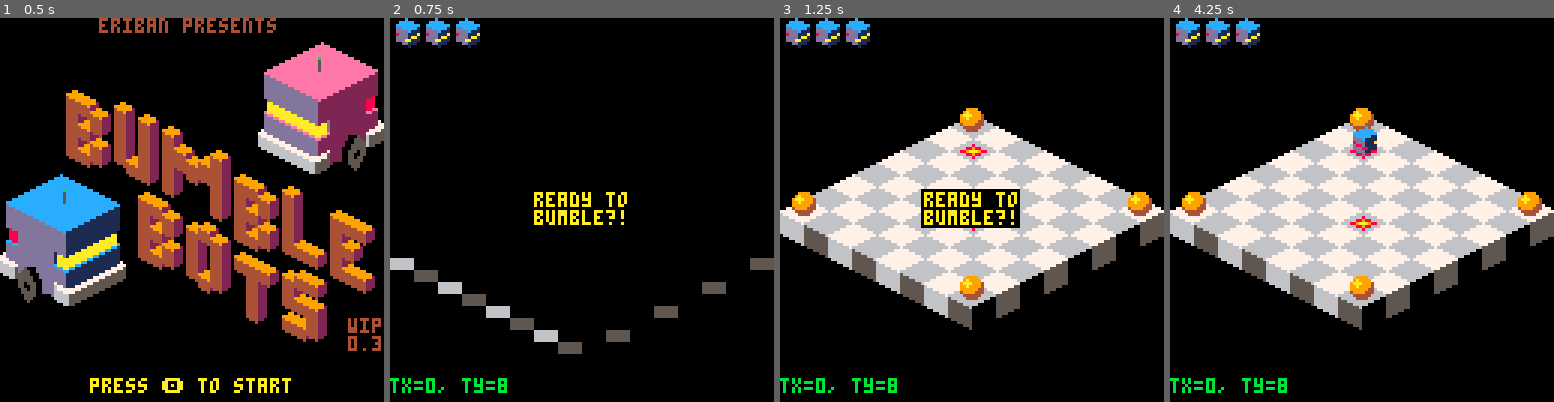
Above: before the commit, frames 1-4 (left to right).
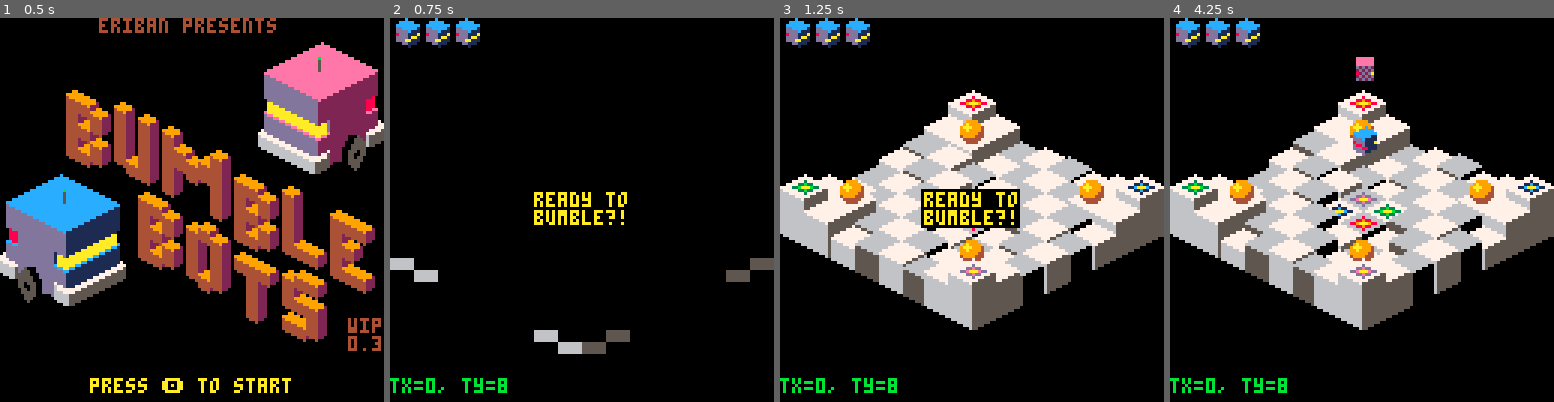
Above: after the commit, the same moments.

Repository: erwinbonsma/BumbleBotsPico8
Game: PICO-8 cartridge rolmops.p8
The game is run twice, just before and just after one commit, with the same random seed, the same clock (stepped at 60 frames per second) and the same inputs.
Inputs:
- Up to frame 1 (0.5 s): no input
- Up to frame 2 (0.75 s): tap O (Z key) at 0.7 s
- Up to frame 3 (1.25 s): no input
- Up to frame 4 (4.25 s): hold Right 1.6-2.1 s; tap O (Z key) every 0.4 s from 1.7 to 4.1 s; hold Up 2.15-2.42 s; hold Right 2.47-3.03 s; hold Left 3.08-3.58 s; hold Down 3.63-3.97 s; hold Right from 4.02 s (still down)

Frame 1 is identical in both runs. In frame 2, 2.0% of the frame differs, in the area x 6-94%, y 65-88%; in frame 3, 16%; in frame 4, 18%, in the area x 0-100%, y 10-82%.

Commit message:
Changes to Level 4 - Teleport Intro
Added total four teleport pairs, each with a different color.
Also added non-checker fixed tile.
Still need to tune level to make it challenging but fun. It's currently too easy.

Diff:
--- a/rolmops.p8
+++ b/rolmops.p8
@@ -17,6 +17,12 @@
  {10,9,4},{2,14,15}
 }
 
+teleport_colmaps={
+ {}, --default, red
+ {131,155}, --green
+ {129,156}, --blue
+ {141,158}
+}
 --x0,y0,w,h,wave_amplitude
 map_defs={
  --level 1: simple wave
@@ -43,9 +49,15 @@
   {4,4},{8,4},{4,8},{8,8}
  },
  {--level 4
-  {2,2},{9,2},{2,9},{9,9},
-  {3,3,{1,{6,6}}},
-  {6,6,{1,{3,3}}}
+  {3,3},{8,3},{3,8},{8,8},
+  {2,2,{1,{6,6}}},
+  {6,6,{1,{2,2}}},
+  {2,9,{2,{6,5}}},
+  {6,5,{2,{2,9}}},
+  {9,2,{3,{5,6}}},
+  {5,6,{3,{9,2}}},
+  {9,9,{4,{5,5}}},
+  {5,5,{4,{9,9}}}
  },
  {--level 5
   {10,10}
@@ -55,7 +67,7 @@
  {{8,3}}, --level 1
  {{9,2},{2,9}}, --level 2
  {{5,2},{5,3}}, --level 3
- --{{4,4},{7,4},{4,7}}, --level 4
+ {{4,4}},--,{7,4},{4,7}}, --level 4
  {}
 }
 player_startpos={
@@ -86,10 +98,10 @@
 tiletypes[0]={14,2,0,true,true,0,3}
 
 --basic, fixed
-tiletypes[1]={0,3,0,0,true,0,0}
+tiletypes[1]={0,3,0,false,true,0,0}
 
 --basic, low flexibility
-tiletypes[2]={14,2,0,0,true,0,1}
+tiletypes[2]={14,2,0,false,true,0,1}
 
 --elevator, up+down
 tiletypes[3]={2,3,0,true,false,0,10}
@@ -114,6 +126,9 @@
 
 --bridge, bottom-right
 tiletypes[10]={12,3,0,true,false,8,0}
+
+--basic, fixed, no checker
+tiletypes[11]={0,3,0,false,false,0,0}
 
 --gap, row-dir, front
 tiletypes[33]={65,3,-248,true,false,-256,0}
@@ -1016,7 +1031,7 @@
 end
 
 function pickup:visit(mover)
- self.unit.remove_pickup(self)
+ self.unit:remove_object(self)
  game.signal_pickup(self)
  sfx(3)
 end
@@ -1037,8 +1052,11 @@
 end
 
 function teleport:draw(x,y)
- --todo: colmap
+ multipal(
+  teleport_colmaps[self.colmap_idx]
+ )
  spr(154,x,y+4,2,1)
+ pal()
 end
 
 function teleport:is_pickup()
@@ -1064,7 +1082,7 @@
   return pickup:new()
  end
  local object_type=specs[1]
- if object_type<4 then
+ if object_type<=4 then
   return teleport:new(
    object_type,specs[2]
   )
@@ -1775,14 +1793,14 @@
 0000000000000000080901010101010908080808080808080808080808080808000000000000000000000000000000000000000000000000000000000000000000000000000000000000000000000000000000000000000000000000000000000000000000000000000000000000000000000000000000000000000000000000
 000000000000000008090a0101010a0908080808080808080808080808080808000000000000000000000000000000000000000000000000000000000000000000000000000000000000000000000000000000000000000000000000000000000000000000000000000000000000000000000000000000000000000000000000
 0000000000000000000909090909090908080808080808080808080808080808000000000000000000000000000000000000000000000000000000000000000000000000000000000000000000000000000000000000000000000000000000000000000000000000000000000000000000000000000000000000000000000000
-2f2625232e242322080808080808080808080808080808080808080808080808000000000000000000000000000000000000000000000000000000000000000000000000000000000000000000000000000000000000000000000000000000000000000000000000000000000000000000000000000000000000000000000000
-2223242225232322080808080808080808080808080808080808080808080808000000000000000000000000000000000000000000000000000000000000000000000000000000000000000000000000000000000000000000000000000000000000000000000000000000000000000000000000000000000000000000000000
-2425252325222321080808080808080808080808080808080808080808080808000000000000000000000000000000000000000000000000000000000000000000000000000000000000000000000000000000000000000000000000000000000000000000000000000000000000000000000000000000000000000000000000
-2522242224232221080808080808080808080808080808080808080808080808000000000000000000000000000000000000000000000000000000000000000000000000000000000000000000000000000000000000000000000000000000000000000000000000000000000000000000000000000000000000000000000000
-2e22242221212121080808080808080808080808080808080808080808080808000000000000000000000000000000000000000000000000000000000000000000000000000000000000000000000000000000000000000000000000000000000000000000000000000000000000000000000000000000000000000000000000
-2322242321202020080808080808080808080808080808080808080808080808000000000000000000000000000000000000000000000000000000000000000000000000000000000000000000000000000000000000000000000000000000000000000000000000000000000000000000000000000000000000000000000000
-2222222221202020080808080808080808080808080808080808080808080808000000000000000000000000000000000000000000000000000000000000000000000000000000000000000000000000000000000000000000000000000000000000000000000000000000000000000000000000000000000000000000000000
-2123222121202020080808080808080830080808080808080808080808080838000000000000000000000000000000000000000000000000000000000000000000000000000000000000000000000000000000000000000000000000000000000000000000000000000000000000000000000000000000000000000000000000
+2f2625232e2423225c5a000000005a5c08080808080808080808080808080808000000000000000000000000000000000000000000000000000000000000000000000000000000000000000000000000000000000000000000000000000000000000000000000000000000000000000000000000000000000000000000000000
+22232422252323225a5a000000005a5a08080808080808080808080808080808000000000000000000000000000000000000000000000000000000000000000000000000000000000000000000000000000000000000000000000000000000000000000000000000000000000000000000000000000000000000000000000000
+2425252325222321000000000000000008080808080808080808080808080808000000000000000000000000000000000000000000000000000000000000000000000000000000000000000000000000000000000000000000000000000000000000000000000000000000000000000000000000000000000000000000000000
+2522242224232221000000080800000008080808080808080808080808080808000000000000000000000000000000000000000000000000000000000000000000000000000000000000000000000000000000000000000000000000000000000000000000000000000000000000000000000000000000000000000000000000
+2e22242221212121000000080800000008080808080808080808080808080808000000000000000000000000000000000000000000000000000000000000000000000000000000000000000000000000000000000000000000000000000000000000000000000000000000000000000000000000000000000000000000000000
+2322242321202020000000000000000008080808080808080808080808080808000000000000000000000000000000000000000000000000000000000000000000000000000000000000000000000000000000000000000000000000000000000000000000000000000000000000000000000000000000000000000000000000
+22222222212020205a5a000000005a5a08080808080808080808080808080808000000000000000000000000000000000000000000000000000000000000000000000000000000000000000000000000000000000000000000000000000000000000000000000000000000000000000000000000000000000000000000000000
+21232221212020205c5a000000005a5c30080808080808080808080808080838000000000000000000000000000000000000000000000000000000000000000000000000000000000000000000000000000000000000000000000000000000000000000000000000000000000000000000000000000000000000000000000000
 0000000000000000000000000000000008080808080808080808080808080808000000000000000000000000000000000000000000000000000000000000000000000000000000000000000000000000000000000000000000000000000000000000000000000000000000000000000000000000000000000000000000000000
 0000000000000000000000000000000030080808080808080808080808080838000000000000000000000000000000000000000000000000000000000000000000000000000000000000000000000000000000000000000000000000000000000000000000000000000000000000000000000000000000000000000000000000
 0000000000000000000000000000000000000000000000000000000000000000000000000000000000000000000000000000000000000000000000000000000000000000000000000000000000000000000000000000000000000000000000000000000000000000000000000000000000000000000000000000000000000000
Not shown, changed: 32 lines of the sprite sheet (__gfx__) section of rolmops.p8
